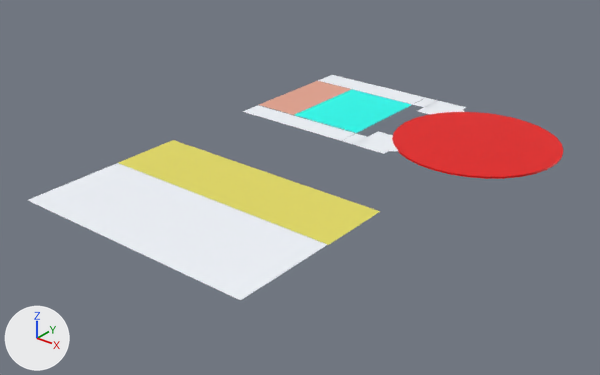
Renders of the Blender file Assets/Prefabs/DomeAssets/VR Blender/DomeandCorn.blend from each side of a commit.
Both versions are drawn from a camera (50 mm lens) standing at (67791.0, -89056.0, 38910.0) and looking at (14768.0, -22777.0, -2183.0). Every picture has the same lights, and +X, +Y and +Z are marked at lower left. The older version comes first.

The first picture shows 'Circle', 'Ground.001', 'Ground.002', 'Ground.004', 'Ground.005', 'Ground.006', 'Ground.007', 'Ground.008', 'Ground.009', 'Ground.010', 'Ground.013', 'Ground.014' and 1 more.
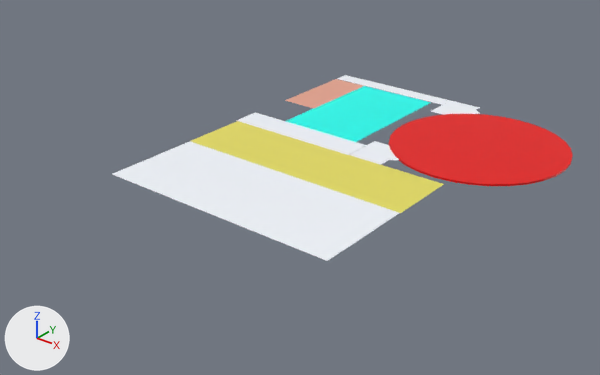
Where the change shows, as pixel boxes [x1, y1, x2, y2] in the pictures (600 x 375 px; the box of a moved part takes in the faces that stretch with it):
'Ground.006', moved: before [28, 163, 328, 300]; after [112, 141, 399, 261]
'Ground.005', moved: before [118, 140, 380, 245]; after [191, 121, 444, 213]
'Circle', moved, rescaled (8% wider, 7% taller): before [392, 112, 563, 179]; after [389, 114, 573, 186]
'Ground.004', moved, rescaled (25% wider, 30% taller): before [295, 90, 411, 133]; after [286, 86, 431, 142]
'Ground.001', reshaped, moved, rescaled (16% wider, 19% taller): before [243, 105, 355, 141]; after [236, 112, 366, 155]
'Ground.002', reshaped, moved, rescaled (15% narrower, 11% shorter): before [259, 81, 351, 115]; after [285, 79, 363, 109]
'Ground.008', reshaped, moved, rescaled: before [318, 75, 426, 104]; after [337, 75, 450, 105]
'Ground.009', moved: before [353, 131, 393, 154]; after [350, 141, 390, 165]
'Ground.014', moved: before [418, 100, 466, 114]; after [431, 100, 480, 115]
'Ground.013', moved: before [385, 139, 398, 152]; after [385, 147, 399, 160]
'Ground.007', deleted: before [342, 134, 367, 144]
'Ground.010', deleted: before [413, 98, 437, 107]
part 1 of me_cube_009, moved or reshaped: before [281, 81, 351, 106]; after [308, 79, 363, 99]
part 2 of me_cube_009, moved or reshaped: before [259, 96, 314, 115]; after [285, 91, 335, 109]
part 3 of me_cube_002, reshaped: after [433, 98, 450, 105]
part 4 of me_cube_019, built on: after [337, 142, 366, 155]

Edits to the bpy script that builds the scene:
```text
Change me_cube_009:
    used by ob_ground_002; location = (-1731.0, -3332.0, 0.0); scale = (-1030.0, -6530.0, -2.76)
    remove me_cube_009.from_pydata(...)  # 16 vertices, 14 faces; spans x -4.93..1.0, y -1.0..1.0, z -1.0..1.0
    add me_cube_009.from_pydata(...)  # 16 vertices, 14 faces; spans x -4.93..-0.03, y -1.0..1.24, z -1.0..1.0
    me_cube_009 part 1: all 6 vertices in x 1.0, y -1.0..0.31, z -1.0..1.0 are moved by (-1.03, 0.0, 0.0)
    me_cube_009 part 2: all 2 vertices in x -4.93, y 1.0, z -1.0..1.0 are moved by (0.0, 0.24, 0.0)
    other edits to the shape of me_cube_009 do not show in these pictures
Change me_cube_002:
    used by ob_ground_008; location = (0.0, 5013.0, 0.0); scale = (-2710.0, 1750.0, -2.76)
    verts and faces of me_cube_002; kept vertices keep their numbers, new ones are numbered from 8
    remove me_cube_002.from_pydata(...)  # 8 vertices, 6 faces; spans x -4.93..1.0, y -1.0..1.0, z -1.0..1.0
    add me_cube_002.from_pydata(...)  # 12 vertices, 10 faces; spans x -5.52..1.0, y -1.0..1.0, z -1.0..1.0
    me_cube_002 part 3
    add delete_faces([(0, 1, 3, 2)])
    add for new, old in zip([*range(8, 12)], [*range(0, 4)]): verts[new] = verts[old] + (-0.59, 0.0, 0.0)
    add faces += [(0, 8, 10, 2), (8, 9, 11, 10), (2, 10, 11, 3), (0, 1, 9, 8), (1, 3, 11, 9)]
Change me_cube_019:
    used by ob_ground_001; location = (0.0, -11536.0, 0.0); scale = (-2710.0, -1530.0, -2.76)
    verts and faces of me_cube_019; kept vertices keep their numbers, new ones are numbered from 8
    remove me_cube_019.from_pydata(...)  # 8 vertices, 6 faces; spans x -4.93..1.0, y -1.0..1.0, z -1.0..1.0
    add me_cube_019.from_pydata(...)  # 12 vertices, 10 faces; spans x -5.53..1.0, y -1.0..1.0, z -1.0..1.0
    me_cube_019 part 4
    add delete_faces([(0, 1, 3, 2)])
    add for new, old in zip([*range(8, 12)], [*range(0, 4)]): verts[new] = verts[old] + (-0.6, 0.0, 0.0)
    add faces += [(1, 3, 11, 9), (8, 9, 11, 10), (0, 8, 10, 2), (2, 10, 11, 3), (0, 1, 9, 8)]
Change ob_ground_002:
    ob_ground_002.location: (-1731.0, -3332.0, 0.0) -> (-1117.0, 243.0, 0.0)
    ob_ground_002.scale: (-1030.0, -6530.0, -2.76) -> (-1030.0, -5280.0, -2.76)
Change ob_ground_004:
    ob_ground_004.location: (6440.0, -3341.0, 0.0) -> (7254.0, -3419.0, -18.0)
    ob_ground_004.scale: (-1410.0, -6470.0, -2.76) -> (-1570.0, -8940.0, -2.76)
Change ob_ground_005:
    ob_ground_005.location: (6440.0, -29937.0, 0.0) -> (8260.0, -20277.0, 0.0)
Change ob_ground_006:
    ob_ground_006.location: (369.0, -38610.0, 0.0) -> (2189.0, -28950.0, 0.0)
Change ob_circle:
    ob_circle.location: (26275.0, -3002.0, -214.0) -> (27145.0, -4012.0, -214.0)
    ob_circle.scale: (10100.0, 10100.0, 10100.0) -> (10700.0, 10700.0, 10700.0)
Change ob_ground_008:
    ob_ground_008.location: (0.0, 5013.0, 0.0) -> (1615.0, 6746.0, 0.0)
    ob_ground_008.scale: (-2710.0, 1750.0, -2.76) -> (-2710.0, 1110.0, -2.76)
Remove ob_ground_010:
    ob_ground_010 = bpy.data.objects.new('Ground.010', me_cube_003)
Change ob_ground_014:
    ob_ground_014.location: (15910.0, 4098.0, 0.0) -> (17340.0, 5177.0, 0.0)
Change ob_ground_001:
    ob_ground_001.location: (0.0, -11536.0, 0.0) -> (1552.0, -14144.0, 0.0)
    ob_ground_001.scale: (-2710.0, -1530.0, -2.76) -> (-2710.0, -1880.0, -2.76)
Remove ob_ground_007:
    ob_ground_007 = bpy.data.objects.new('Ground.007', me_cube_020)
Change ob_ground_013:
    ob_ground_013.location: (18098.0, -9318.0, 2.0) -> (19528.0, -11396.0, 2.0)
Change ob_ground_009:
    ob_ground_009.location: (15910.0, -10392.0, 0.0) -> (17340.0, -13252.0, 0.0)
```
